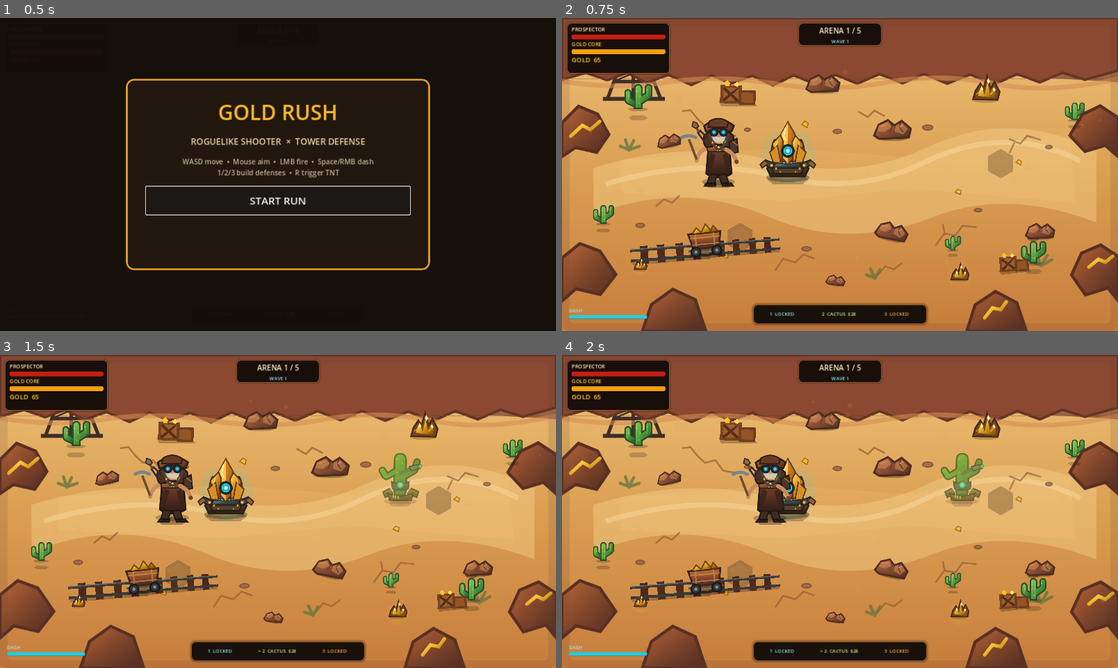
Above: before the commit, frames 1-4 (two rows, left to right).
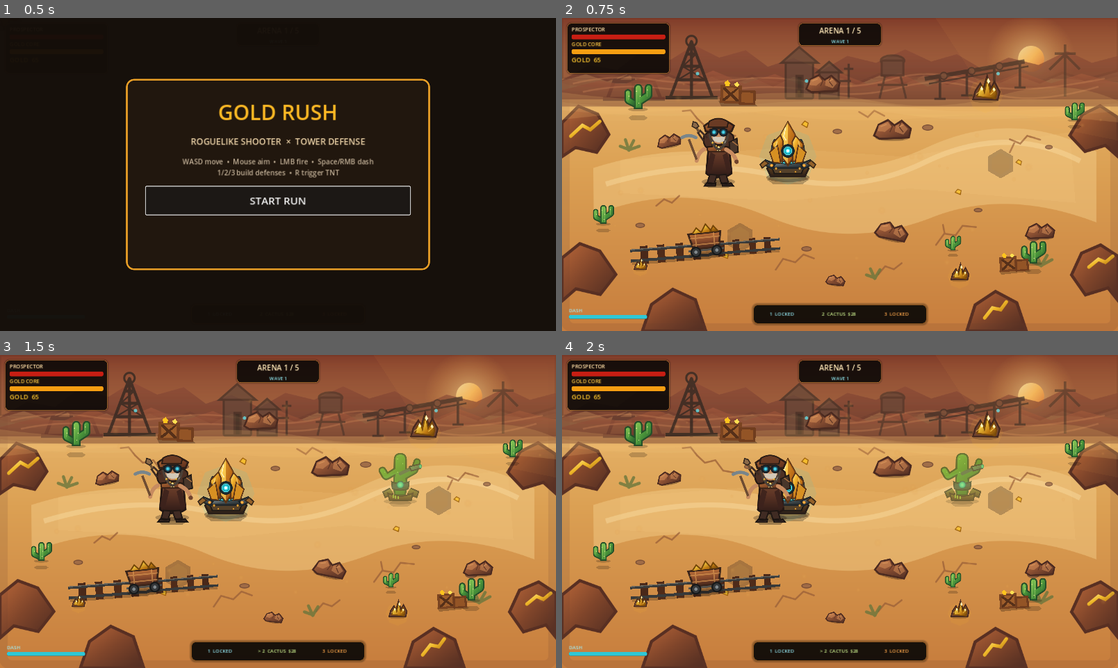
Above: after the commit, the same moments.

Repository: motomotoo1997-art/monster-quest
Game: Godot game, scene res://scenes/main/Main.tscn
Same seed, same stepped clock (60 frames per second), same inputs: the game is played once before the commit and once after it.
Inputs (mouse positions are in pixels of both pictures, inside the frame that each line leads up to):
- Up to frame 1 (0.5 s): no input
- Up to frame 2 (0.75 s): click "START RUN" at 0.5 s
- Up to frame 3 (1.5 s): tap Enter at 1.25 s; move the mouse to (400, 495) at 1.27 s; hold D (move_right) from 1.28 s (still down); tap E (ability_e) at 1.35 s
- Up to frame 4 (2 s): keep holding D (move_right)

Frame 1 is identical in both runs. In frame 2, 11% of the frame differs, in the area x 0-100%, y 0-34%; in frame 3, 11%; in frame 4, 11%.

Commit message:
art: layer canyon skyline and mining depth into Arena01

Diff:
--- a/gold-rush-roguelike/scenes/arenas/Arena01.tscn
+++ b/gold-rush-roguelike/scenes/arenas/Arena01.tscn
@@ -8,6 +8,7 @@
 [ext_resource type="PackedScene" path="res://scenes/environment/RailSegmentProp.tscn" id="6_rail"]
 [ext_resource type="PackedScene" path="res://scenes/environment/CrateStackProp.tscn" id="7_crates"]
 [ext_resource type="Texture2D" path="res://assets/vfx/dust_mote.svg" id="8_dust"]
+[ext_resource type="Texture2D" path="res://assets/environment/arena01_canyon_depth.svg" id="9_depth"]
 
 [sub_resource type="RectangleShape2D" id="BuildShape"]
 size = Vector2(1120,560)
@@ -23,6 +24,16 @@
 z_index = -50
 position = Vector2(640,360)
 texture = ExtResource("5_backdrop")
+
+[node name="CanyonDepth" type="Sprite2D" parent="."]
+z_index = -45
+position = Vector2(640,360)
+texture = ExtResource("9_depth")
+
+[node name="SunWash" type="Polygon2D" parent="."]
+z_index = -43
+polygon = PackedVector2Array(860,0,1280,0,1280,282,1115,248,986,192)
+color = Color(1,0.69,0.30,0.055)
 
 [node name="DustPathHighlight" type="Polygon2D" parent="."]
 z_index = -20
Not shown: 1 places in gold-rush-roguelike/scenes/arenas/Arena01.tscn that only renumber resources
